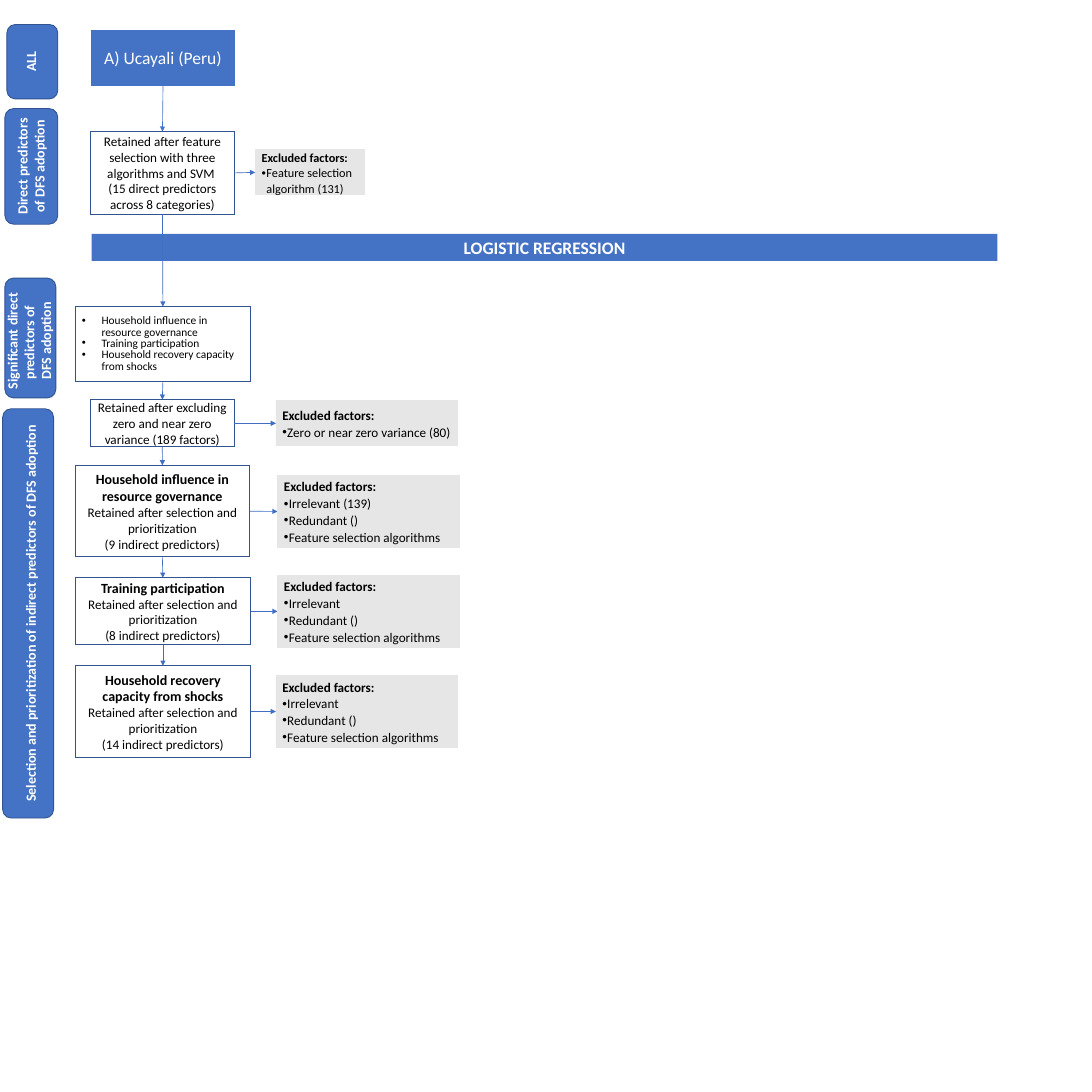
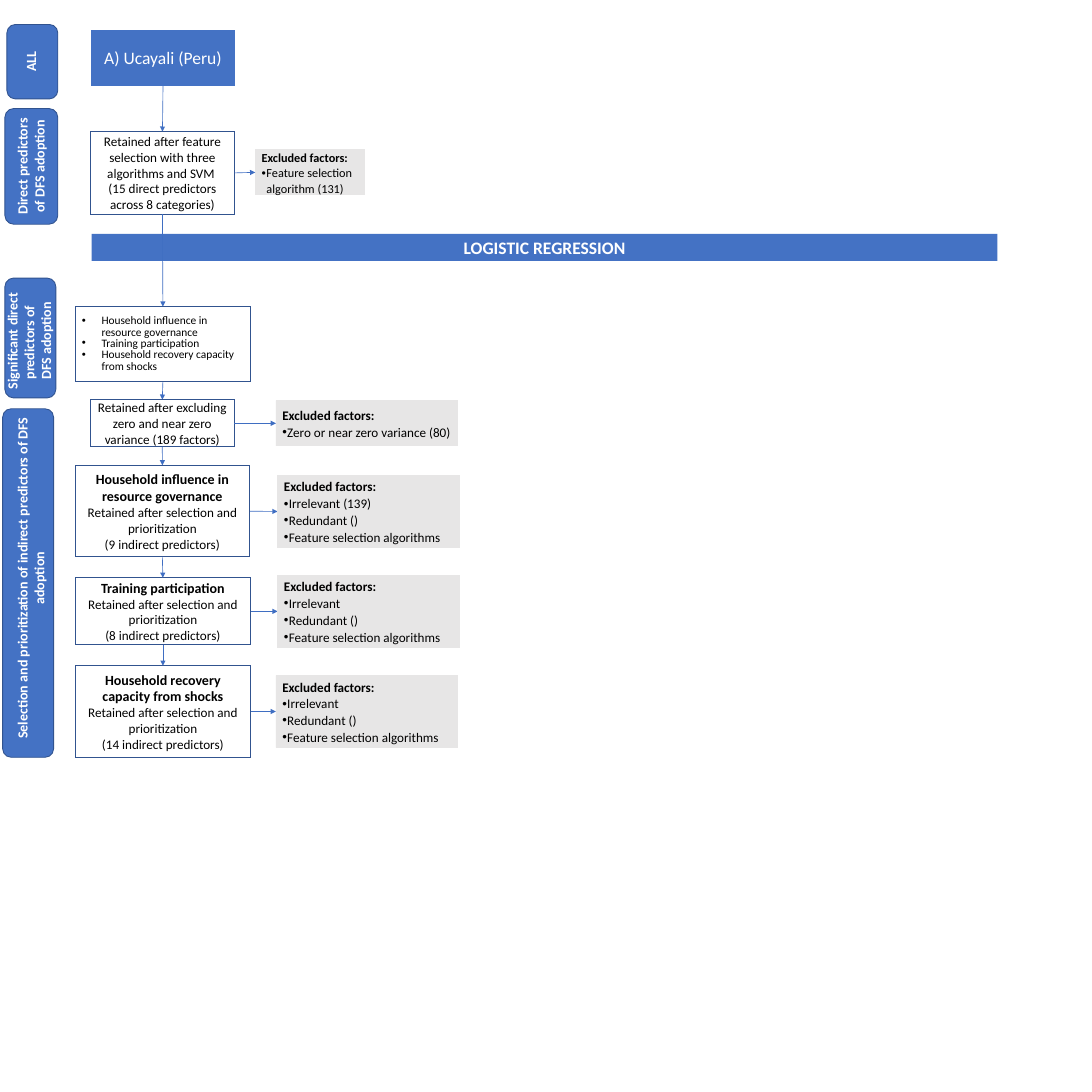
Before and after one commit to andreacsanchezb10/HOLPA_factors_influencing_adoption_dfs, a slide deck: slide 3 of results/ROSES flow diagram for systematic reviews-BIOFR-ASANCHE-2.pptx. Drawn at 1092x1092 pixels with LibreOffice and Linux fonts; fonts in the diff are those of the drawing. Boxes give left, top, right and bottom in pixels: in the first picture for what was removed or moved away, otherwise in the second. Text is boxed around its words. In the diff, an @@ line names an element or a change of style, - is before the commit and + after.

```diff
--- a/results/ROSES flow diagram for systematic reviews-BIOFR-ASANCHE-2.pptx
+++ b/results/ROSES flow diagram for systematic reviews-BIOFR-ASANCHE-2.pptx
@@ rounded rectangle: place and size @@
-rounded rectangle at <box>3,409,54,818</box>
+rounded rectangle at <box>3,409,54,758</box>
@@ text "Selection and prioritization of indirect ..." rewrapped from <box>23,430,40,801</box> to <box>14,420,48,738</box> @@
```
Also in this commit, not shown: 1 other slide changed, 51 other files.
